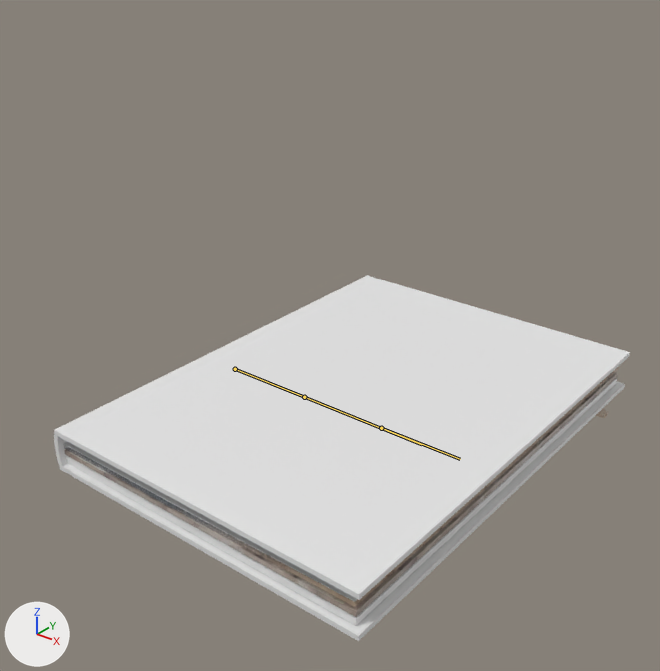
Before and after pictures for a commit that changed the FBX model Assets/PuppetBook/puppet book.fbx.
Before and after are seen from a 50 mm lens placed at (10.66, -10.28, 7.09), pointed at (2.92, -0.59, 1.08). Every picture has the same lights, and +X, +Y and +Z are marked at lower left. Both versions are drawn at frame 1 of the action 'Armature|page_2'; the numbers are the values there. The bones that change are drawn over the model as lines.

Objects in the first picture: 'Book_Cover', 'Page_3.001', 'Page_4', 'Pwall'.
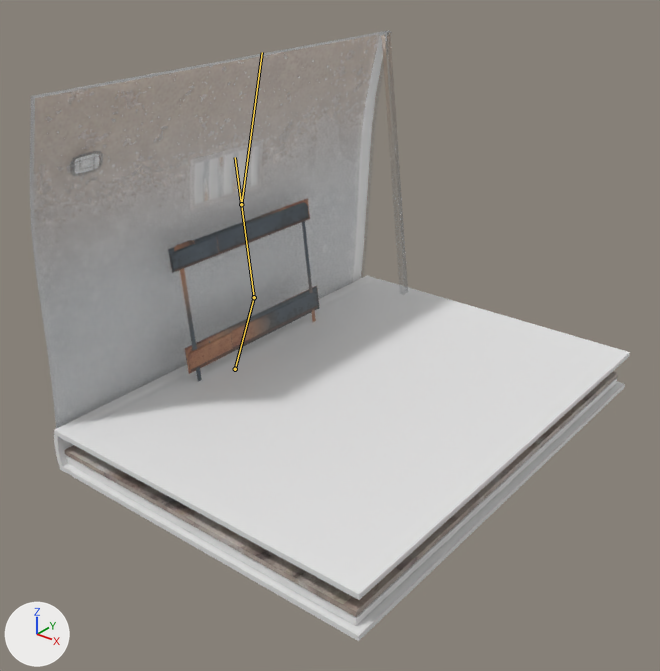
Edits to the scene script, one JSON object a line:
```json
{"block": "bone_page_2_a", "where": "bone_page_2_a = bpy.data.objects['Armature'].pose.bones['Page_2_a']"}
{"op": "set", "path": "bone_page_2_a.rotation_quaternion", "old": "(1.0, 0.001, 0.0, 0.0)", "new": "(0.815, 0.0, 0.0, 0.579)", "note": "degrees (0, 0, 0) -> degrees (0, 0, 71)"}
{"block": "bone_page_2_b", "where": "bone_page_2_b = bpy.data.objects['Armature'].pose.bones['Page_2_b']  # child of 'Page_2_a'"}
{"op": "set", "path": "bone_page_2_b.rotation_quaternion", "old": "(1.0, 0.0, 0.0, 0.001)", "new": "(0.974, 0.0, 0.0, 0.227)", "note": "degrees (0, 0, 0) -> degrees (0, 0, 26)"}
{"block": "bone_page_2_c", "where": "bone_page_2_c = bpy.data.objects['Armature'].pose.bones['page_2_c']  # child of 'Page_2_b'"}
{"op": "set", "path": "bone_page_2_c.rotation_quaternion", "old": "(1.0, 0.0, 0.0, 0.005)", "new": "(0.985, 0.0, 0.0, -0.173)", "note": "degrees (0, 0, 1) -> degrees (0, 0, -20)"}
```

Changed parts and their boxes (x1, y1, x2, y2) in the pictures (660 x 671 px):
```json
{"object": "Pwall", "change": "posed", "before": [64, 391, 601, 602], "after": [30, 30, 395, 429]}
{"object": "pCube12.002", "change": "posed", "after": [168, 198, 319, 381], "on screen": "not visible before"}
{"object": "Light_1.001", "change": "now drawn", "after": [75, 154, 99, 174]}
{"bone": "Page_2_a", "before": "(235, 369) to (304, 397)", "after": "(235, 369) to (254, 297)"}
{"bone": "Page_2_b", "before": "(304, 397) to (421, 444)", "after": "(254, 297) to (235, 157)"}
{"bone": "page_2_c", "before": "(381, 428) to (460, 459)", "after": "(241, 204) to (262, 52)"}
```
